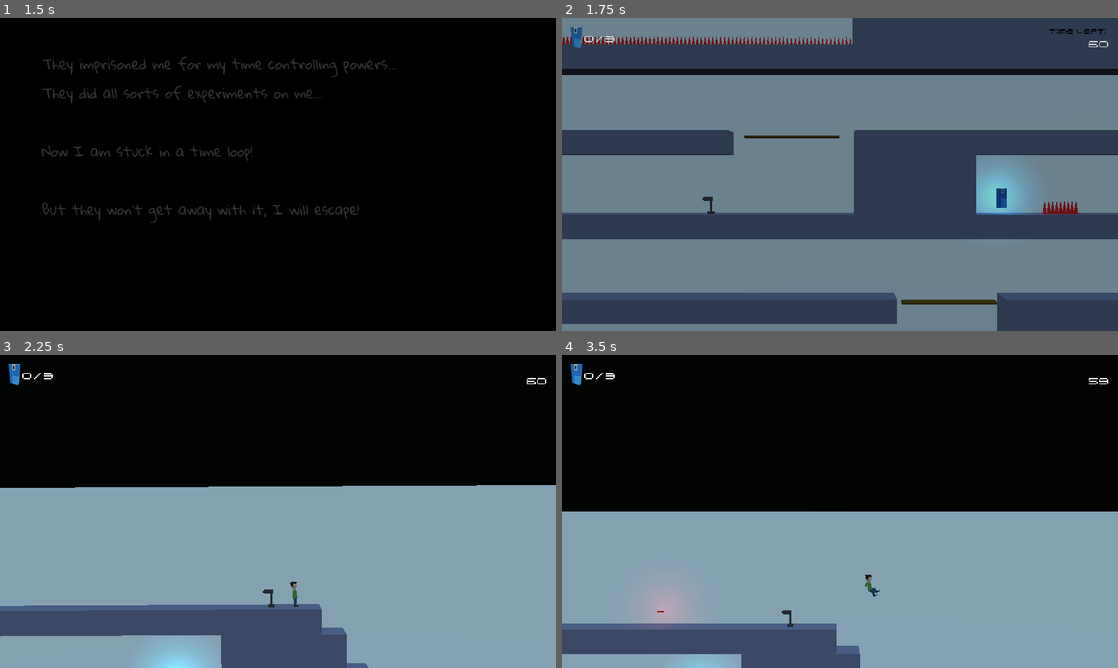
Above: before the commit, frames 1-4 (two rows, left to right).
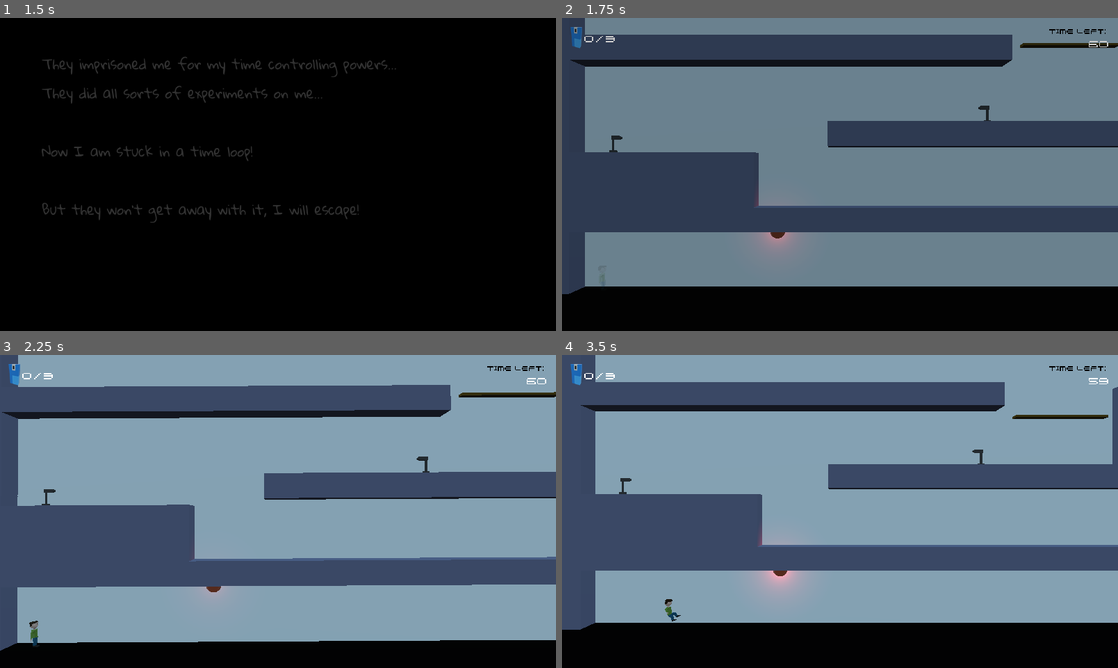
Above: after the commit, the same moments.

Repository: dsaltares/ludumdare-47
Game: Godot game, scene res://Main.tscn
The game is run twice, just before and just after one commit, with the same random seed, the same clock (stepped at 60 frames per second) and the same inputs. Sound files missing from this copy of the repository are replaced by a short silence.
Inputs:
- Up to frame 1 (1.5 s): hold D (move_right) 0.53-1.28 s; tap N (new_run) at 0.6, 1.35 s; tap Space (jump) at 0.77 s; tap Enter at 1.25 s; hold A (move_left) from 1.28 s (still down)
- Up to frame 2 (1.75 s): keep holding A (move_left); tap Space (jump) at 1.52 s
- Up to frame 3 (2.25 s): release A (move_left) at 2.03 s; hold D (move_right) from 2.03 s (still down); tap N (new_run) at 2.1 s
- Up to frame 4 (3.5 s): keep holding D (move_right); tap N (new_run) at 2.85 s; tap Space (jump) at 3.02 s

Frame 1 is identical in both runs. In frame 2, 47% of the frame differs, in the area x 0-100%, y 0-100%; in frame 3, 74%; in frame 4, 79%.

Commit message:
player back to its place

Diff:
--- a/game/Level/Level.tscn
+++ b/game/Level/Level.tscn
@@ -28,7 +28,7 @@
 script = ExtResource( 5 )
 
 [node name="Player" parent="." instance=ExtResource( 6 )]
-transform = Transform( 1, 0, 0, 0, 1, 0, 0, 0, 1, 12.3208, 41.2864, 0 )
+transform = Transform( 1, 0, 0, 0, 1, 0, 0, 0, 1, -45.8809, -0.265619, 0 )
 MAX_RUNNING_SPEED = 15.0
 MAX_FALLING_SPEED = 25.0
 TIME_TO_MAX_SPEED = 0.25
